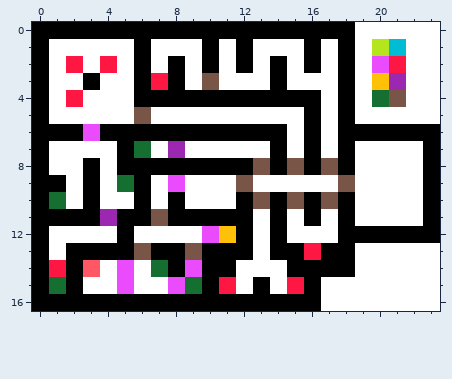
Pixel-art sprite, stored at Vielauge-1.png. The first picture shows the starting point.
The file is 480x340 pixels, drawn in blocks of 20x20; one block is one cell here. Colours within 5 levels of each other are drawn and written as one.
Now the later version:
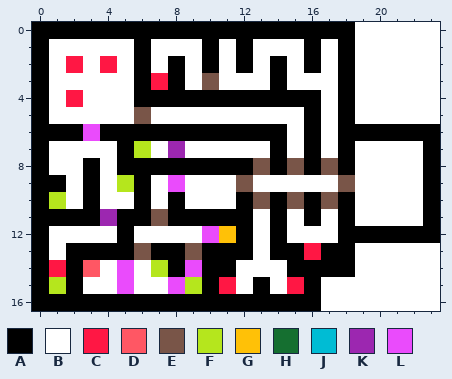
Palette (. is transparent): A #000000  B #ffffff  C #ff1744  D #ff5764  E #795548  F #b5e61d  G #ffc107  H #156f30  J #00bcd4  K #9c27b0  L #ea4bfc
The edit:
{"y":1,"x":20,"old":"FJ","new":"BB"}
{"y":2,"x":20,"old":"LC","new":"BB"}
{"y":3,"x":3,"old":"A","new":"B"}
{"y":3,"x":20,"old":"GK","new":"BB"}
{"y":4,"x":20,"old":"HE","new":"BB"}
{"y":7,"x":6,"old":"H","new":"F"}
{"y":9,"x":5,"old":"H","new":"F"}
{"y":10,"x":1,"old":"H","new":"F"}
{"y":14,"x":7,"old":"H","new":"F"}
{"y":15,"x":1,"old":"H","new":"F"}
{"y":15,"x":9,"old":"H","new":"F"}
{"label":"changed","picture_box":[372,39,406,107]}
{"label":"changed","picture_box":[49,73,202,294]}
